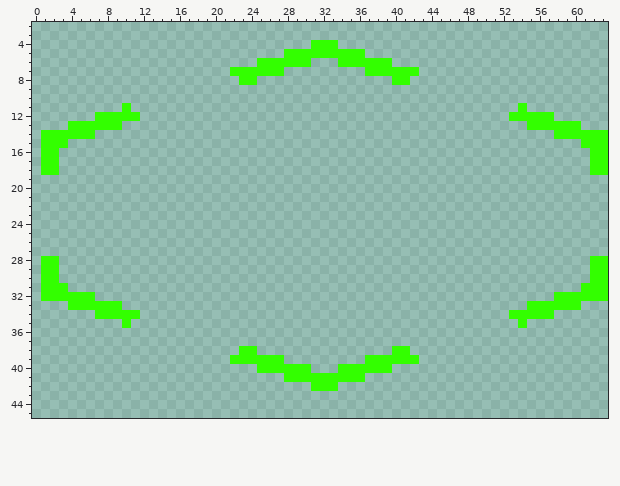
Two states of a pixel-art sprite, res/tileselectorgreen.png. Above is the file before it was changed.
The file is 64x64 pixels. Shown: x 0..63, y 2..45.
After the commit:
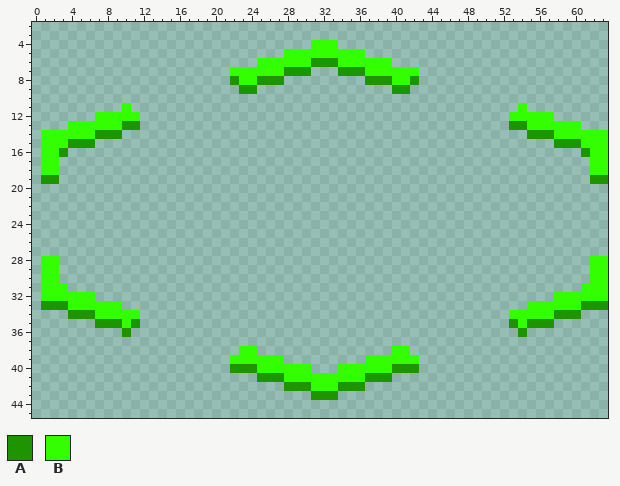
Palette (. is transparent): A #1e9500  B #33ff00
Edits made:
{"y":6,"x":31,"old":"...","new":"AAA"}
{"y":7,"x":28,"old":"...","new":"AAA"}
{"y":7,"x":34,"old":"...","new":"AAA"}
{"y":8,"x":22,"old":".","new":"A"}
{"y":8,"x":25,"old":"...","new":"AAA"}
{"y":8,"x":37,"old":"...","new":"AAA"}
{"y":8,"x":42,"old":".","new":"A"}
{"y":9,"x":23,"old":"..","new":"AA"}
{"y":9,"x":40,"old":"..","new":"AA"}
{"y":13,"x":10,"old":"..","new":"AA"}
{"y":13,"x":53,"old":"..","new":"AA"}
{"y":14,"x":7,"old":"...","new":"AAA"}
{"y":14,"x":55,"old":"...","new":"AAA"}
{"y":15,"x":4,"old":"...","new":"AAA"}
{"y":15,"x":58,"old":"...","new":"AAA"}
{"y":16,"x":3,"old":".","new":"A"}
{"y":16,"x":61,"old":".","new":"A"}
{"y":19,"x":1,"old":"..","new":"AA"}
{"y":19,"x":62,"old":"..","new":"AA"}
{"y":33,"x":1,"old":"...","new":"AAA"}
{"y":33,"x":61,"old":"...","new":"AAA"}
{"y":34,"x":4,"old":"...","new":"AAA"}
{"y":34,"x":58,"old":"...","new":"AAA"}
{"y":35,"x":7,"old":"...","new":"AAA"}
{"y":35,"x":11,"old":".","new":"A"}
{"y":35,"x":53,"old":".","new":"A"}
{"y":35,"x":55,"old":"...","new":"AAA"}
{"y":36,"x":10,"old":".","new":"A"}
{"y":36,"x":54,"old":".","new":"A"}
{"y":40,"x":22,"old":"...","new":"AAA"}
{"y":40,"x":40,"old":"...","new":"AAA"}
{"y":41,"x":25,"old":"...","new":"AAA"}
{"y":41,"x":37,"old":"...","new":"AAA"}
{"y":42,"x":28,"old":"...","new":"AAA"}
{"y":42,"x":34,"old":"...","new":"AAA"}
{"y":43,"x":31,"old":"...","new":"AAA"}
{"label":"added","picture_box":[230,58,419,94]}
{"label":"added","picture_box":[41,121,140,184]}
{"label":"added","picture_box":[509,121,608,184]}
{"label":"added","picture_box":[41,301,140,337]}
{"label":"added","picture_box":[509,301,608,337]}
{"label":"added","picture_box":[230,364,419,400]}
